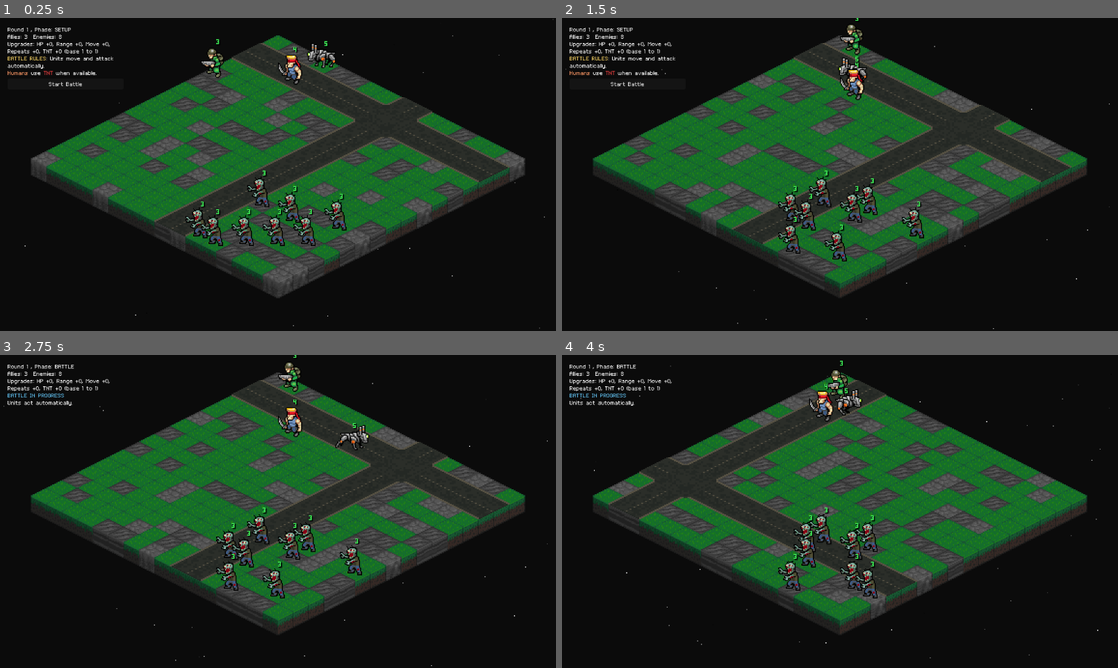
Above: before the commit, frames 1-4 (two rows, left to right).
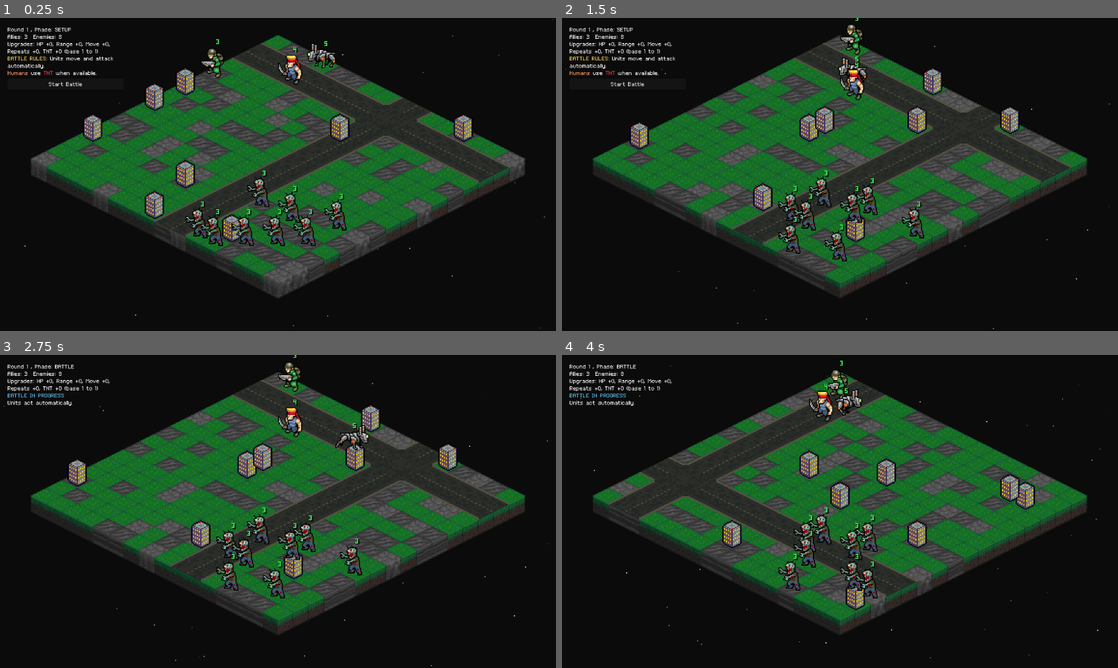
Above: after the commit, the same moments.

Repository: Tekknobot/MEKIII
Game: Godot game, scene res://scenes/Game.tscn
The game is run twice, just before and just after one commit, with the same random seed, the same clock (stepped at 60 frames per second) and the same inputs.
Inputs (mouse positions are in pixels of both pictures, inside the frame that each line leads up to):
- Up to frame 1 (0.25 s): no input
- Up to frame 2 (1.5 s): click "Start Battle" at 0.5 s; tap Enter at 1.25 s; move the mouse to (962, 158) at 1.27 s; tap R at 1.35 s
- Up to frame 3 (2.75 s): click "Start Battle" at 2 s
- Up to frame 4 (4 s): move the mouse to (728, 527) at 2.77 s; tap R at 2.85 s; click "Start Battle" at 3.5 s

The runs differ from the first frame. In frame 1, 1.9% of the frame differs, in the area x 14-86%, y 8-72%; in frame 2, 1.9%; in frame 3, 1.9%; in frame 4, 2.0%, in the area x 13-86%, y 8-82%.

Commit message:
Work on layering.

Diff:
--- a/scenes/Game.tscn
+++ b/scenes/Game.tscn
@@ -35,6 +35,7 @@
 [ext_resource type="PackedScene" uid="uid://cq3upgp7cxwld" path="res://scenes/medkit_drop.tscn" id="17_kbe8o"]
 [ext_resource type="Script" uid="uid://c5qxy87uee84f" path="res://scripts/turnmanager.gd" id="19_45i86"]
 [ext_resource type="PackedScene" uid="uid://bm1g128j70kea" path="res://scenes/StarNight.tscn" id="20_sv1m6"]
+[ext_resource type="PackedScene" uid="uid://crup4kaqa4cia" path="res://scenes/structures/building.tscn" id="21_1fiys"]
 [ext_resource type="Texture2D" uid="uid://c1pruacv3xra5" path="res://sprites/Terrain/roads/16.png" id="30_1fiys"]
 [ext_resource type="Texture2D" uid="uid://bp4obyr2a6lhr" path="res://sprites/Terrain/roads/17.png" id="31_m2g6u"]
 [ext_resource type="Texture2D" uid="uid://bkcixujm222r0" path="res://sprites/Terrain/roads/18.png" id="32_27c7x"]
@@ -276,9 +277,14 @@
 medkit_drop_scene = ExtResource("17_kbe8o")
 orbital_hits = 1
 sfx_orbital_zap = ExtResource("15_jai3c")
+building_scene = ExtResource("21_1fiys")
+building_count = 8
+avoid_spawn_zones = false
 
 [node name="StarryNight" parent="." instance=ExtResource("20_sv1m6")]
 z_index = -4096
+
+[node name="Structures" type="Node2D" parent="."]
 
 [node name="Units" type="Node2D" parent="."]
 
--- /dev/null
+++ b/scenes/structures/building.tscn
@@ -0,0 +1,56 @@
+[gd_scene load_steps=11 format=3 uid="uid://crup4kaqa4cia"]
+
+[ext_resource type="Texture2D" uid="uid://dtk3u587mvcry" path="res://sprites/Structures/building_c/buildings_c3.png" id="1_cii5f"]
+[ext_resource type="Texture2D" uid="uid://ddog8on0gu8kw" path="res://sprites/Structures/building_c/demolished/building_demolished1.png" id="2_e2qgd"]
+[ext_resource type="Texture2D" uid="uid://7o1x2rjgytkr" path="res://sprites/Structures/building_c/demolished/building_demolished2.png" id="3_4efh2"]
+[ext_resource type="Texture2D" uid="uid://c768a6txjdrye" path="res://sprites/Structures/building_c/demolished/building_demolished3.png" id="4_fw0bf"]
+[ext_resource type="Texture2D" uid="uid://8hsoarfse4n3" path="res://sprites/Structures/building_c/demolished/building_demolished4.png" id="5_qoipf"]
+[ext_resource type="Texture2D" uid="uid://c2nmnu2l4hyjf" path="res://sprites/Structures/building_c/demolished/building_demolished5.png" id="6_q2b3x"]
+[ext_resource type="Texture2D" uid="uid://cnr15roctyks" path="res://sprites/Structures/building_c/demolished/building_demolished6.png" id="7_13v1k"]
+[ext_resource type="Texture2D" uid="uid://eyv3xbeu0olh" path="res://sprites/Structures/building_c/demolished/building_demolished7.png" id="8_x735o"]
+[ext_resource type="Texture2D" uid="uid://dhd1g8qqyhari" path="res://sprites/Structures/building_c/demolished/building_demolished8.png" id="9_o2nbj"]
+
+[sub_resource type="SpriteFrames" id="SpriteFrames_eiewe"]
+animations = [{
+"frames": [{
+"duration": 1.0,
+"texture": ExtResource("1_cii5f")
+}],
+"loop": true,
+"name": &"default",
+"speed": 12.0
+}, {
+"frames": [{
+"duration": 1.0,
+"texture": ExtResource("2_e2qgd")
+}, {
+"duration": 1.0,
+"texture": ExtResource("3_4efh2")
+}, {
+"duration": 1.0,
+"texture": ExtResource("4_fw0bf")
+}, {
+"duration": 1.0,
+"texture": ExtResource("5_qoipf")
+}, {
+"duration": 1.0,
+"texture": ExtResource("6_q2b3x")
+}, {
+"duration": 1.0,
+"texture": ExtResource("7_13v1k")
+}, {
+"duration": 1.0,
+"texture": ExtResource("8_x735o")
+}, {
+"duration": 1.0,
+"texture": ExtResource("9_o2nbj")
+}],
+"loop": true,
+"name": &"demolished",
+"speed": 12.0
+}]
+
+[node name="Building" type="Node2D"]
+
+[node name="AnimatedSprite2D" type="AnimatedSprite2D" parent="."]
+sprite_frames = SubResource("SpriteFrames_eiewe")
--- a/scripts/game.gd
+++ b/scripts/game.gd
@@ -234,6 +234,21 @@
 
 @export var road_pixel_offset_dl := Vector2(0, 16)
 @export var road_pixel_offset_dr := Vector2(0, 16) # <-- this is the “other direction” offset
+
+# --- Structures / Buildings ---
+@export var building_scene: PackedScene
+@export var building_count := 6
+
+# Optional: keep buildings out of spawn zones
+@export var avoid_spawn_zones := true
+
+# Put a Node2D named "Structures" in your scene (sibling to Units/Pickups),
+# or we’ll fall back to self.
+@onready var structures_root: Node2D = get_node_or_null("Structures") as Node2D
+
+# Blocked cells for buildings (acts like a Set): cell -> true
+var structure_blocked := {}
+
 
 func _rect_top_left(size: Vector2i) -> Rect2i:
 	return Rect2i(Vector2i(0, 0), size)
@@ -454,6 +469,7 @@
 	if bake_map_visuals:
 		await bake_map_to_sprite()
 
+	spawn_structures()
 	spawn_units()
 	ally_rect_cache = _rect_top_left(ally_spawn_size)
 
@@ -487,7 +503,10 @@
 	rmap.z_index = 1000
 
 func _process(_delta: float) -> void:
-	# Only update hover/aim previews when we allow player input.
+	# Terrain might get freed during reload/bake/rebuild — bail safely
+	if terrain == null or not is_instance_valid(terrain):
+		return
+
 	if not _can_handle_player_input():
 		if tnt_aiming:
 			tnt_aiming = false
@@ -723,6 +742,7 @@
 		if roads_x:  roads_x.visible = true
 		await bake_map_to_sprite()
 
+	spawn_structures()
 	# Respawn units on new map
 	spawn_units()
 	_enter_setup()
@@ -731,6 +751,13 @@
 # Mouse -> map helpers
 # -----------------------
 func _update_hovered_cell() -> void:
+	# If terrain got freed or replaced, reacquire it safely
+	if terrain == null or not is_instance_valid(terrain):
+		terrain = get_node_or_null("Terrain") as TileMap
+		if terrain == null or not is_instance_valid(terrain):
+			hovered_cell = Vector2i(-1, -1)
+			return
+
 	var mouse_global := get_global_mouse_position()
 	var local_in_terrain := terrain.to_local(mouse_global)
 	hovered_cell = terrain.local_to_map(local_in_terrain)
@@ -1553,15 +1580,20 @@
 func _is_cell_walkable(c: Vector2i) -> bool:
 	return grid.in_bounds(c) and grid.terrain[c.x][c.y] != T_WATER
 
-
 func _can_stand(u: Unit, origin: Vector2i) -> bool:
 	for c in u.footprint_cells(origin):
 		if not _is_cell_walkable(c):
 			return false
+
+		# ✅ block buildings
+		if structure_blocked.has(c):
+			return false
+
+		# unit occupancy (existing)
 		if grid.is_occupied(c) and grid.occupied[c] != u:
 			return false
+
 	return true
-
 
 func compute_reachable_origins(u: Unit, start: Vector2i, max_cost: int) -> Array[Vector2i]:
 	var dist := {}
@@ -2745,3 +2777,125 @@
 	if r % 3 != 2:
 		return 0
 	return int(floor(r / 3.0)) + 1
+
+func spawn_structures() -> void:
+	# clear old
+	if structures_root == null:
+		structures_root = self
+
+	for ch in structures_root.get_children():
+		ch.queue_free()
+
+	structure_blocked.clear()
+
+	if building_scene == null:
+		return
+
+	# Build a list of candidate cells (land + in bounds + not in forbidden zones + NOT ON ROADS)
+	var candidates: Array[Vector2i] = []
+	for x in range(map_width):
+		for y in range(map_height):
+			var c := Vector2i(x, y)
+			if not _is_structure_cell_ok(c):
+				continue
+			candidates.append(c)
+
+	candidates.shuffle()
+
+	var placed := 0
+	var tries := 0
+	while placed < building_count and tries < 5000 and not candidates.is_empty():
+		tries += 1
+		var cell = candidates.pop_back()
+
+		if structure_blocked.has(cell):
+			continue
+
+		var b := building_scene.instantiate()
+		var b2 := b as Node2D
+		if b2 == null:
+			continue
+
+		structures_root.add_child(b2)
+
+		# position at cell center (same convention as pickups)
+		var world_pos := terrain.to_global(terrain.map_to_local(cell))
+		b2.global_position = world_pos
+
+		# ✅ Layering: keep structures BEHIND units.
+		# Your units likely use something like Z_UNITS + y*sort_stride (small-ish numbers).
+		# So DO NOT use 180000 here.
+		b2.z_as_relative = false
+		b2.z_index = int(world_pos.y) - 5000  # behind units + still y-ordered vs other structures
+
+		# mark blocked
+		structure_blocked[cell] = true
+		placed += 1
+
+func _is_structure_cell_ok(c: Vector2i) -> bool:
+	if not grid.in_bounds(c):
+		return false
+	if grid.terrain[c.x][c.y] == T_WATER:
+		return false
+
+	# don't place on units / occupied tiles
+	if grid.is_occupied(c):
+		return false
+
+	# ✅ don't place on roads (any of the 3 road TileMaps)
+	if _cell_has_road(c):
+		return false
+
+	# optionally avoid ally/enemy spawn rectangles so battles don’t start jammed
+	if avoid_spawn_zones:
+		var ally_r := _rect_top_left(ally_spawn_size)
+		var enemy_r := _rect_bottom_right(enemy_spawn_size)
+		if ally_r.has_point(c) or enemy_r.has_point(c):
+			return false
+
+	return true
+
+
+func _cell_has_road(c: Vector2i) -> bool:
+	# Convert a terrain cell to world position, then ask each road TileMap
+	# what road-cell that world position maps onto. If any has a tile -> it’s road.
+	if terrain == null or not is_instance_valid(terrain):
+		return false
+
+	var world_pos := terrain.to_global(terrain.map_to_local(c))
+
+	var road_maps: Array[TileMap] = []
+	if roads_dl != null: road_maps.append(roads_dl)
+	if roads_dr != null: road_maps.append(roads_dr)
+	if roads_x  != null: road_maps.append(roads_x)
+
+	for rmap in road_maps:
+		if rmap == null or not is_instance_valid(rmap):
+			continue
+
+		var local_in_road := rmap.to_local(world_pos)
+		var rc := rmap.local_to_map(local_in_road)
+
+		# layer 0 in your road maps
+		if rmap.get_cell_source_id(0, rc) != -1:
+			return true
+
+	return false
+
+@export var iso_sort_stride := 1000  # must be > map_width+map_height etc.
+
+func _depth_from_cell(cell: Vector2i) -> int:
+	# classic iso depth: diagonal “rows”
+	return (cell.x + cell.y) * iso_sort_stride
+
+func _bottom_cell_for_footprint(origin: Vector2i, size: Vector2i) -> Vector2i:
+	return origin + Vector2i(size.x - 1, size.y - 1)
+
+func _depth_for_unit(u: Unit) -> int:
+	var o := get_unit_origin(u)
+	var bottom := _bottom_cell_for_footprint(o, u.footprint_size)
+	return _depth_from_cell(bottom)
+
+func _depth_for_structure_cell(cell: Vector2i, size: Vector2i) -> int:
+	var bottom := _bottom_cell_for_footprint(cell, size)
+	return _depth_from_cell(bottom)
Not shown: 1 places in scenes/Game.tscn that only renumber resources
Binary file changed: sprites/Terrain/roads/16.png
Binary file changed: sprites/Terrain/roads/17.png
Binary file changed: sprites/Terrain/roads/18.png
